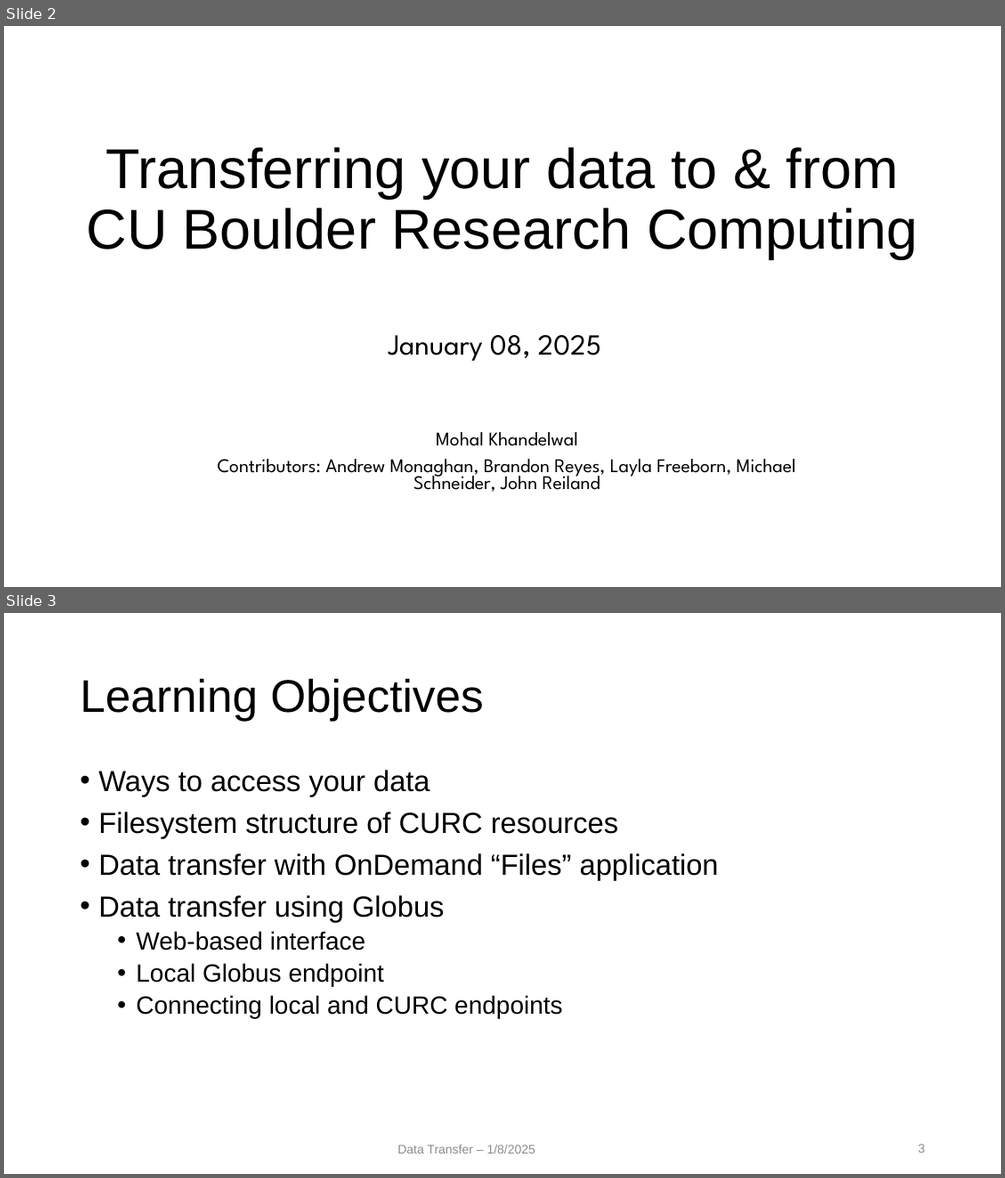
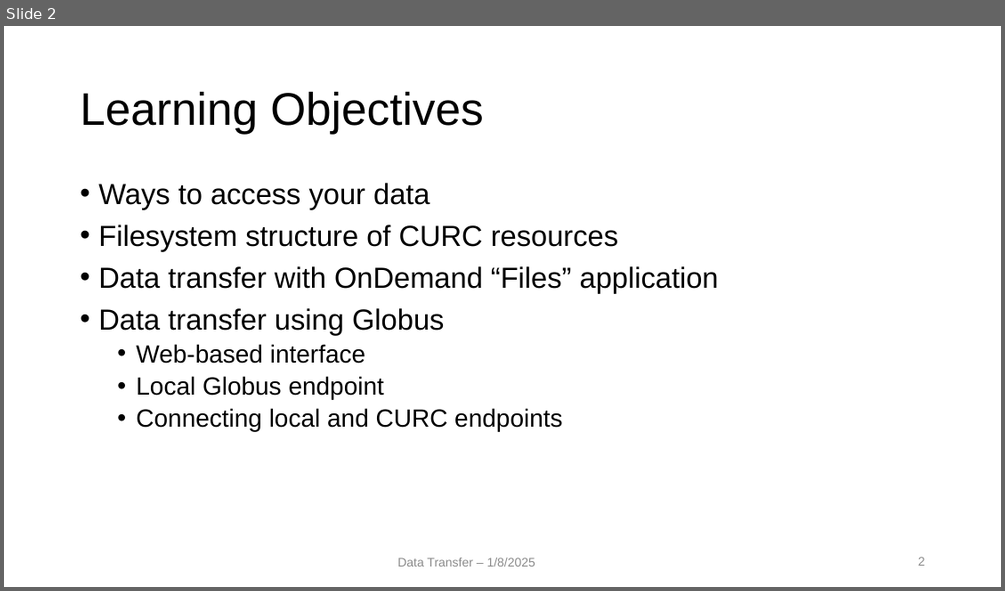
Before and after one commit to mohalkh5/hpc_fundamentals_micro_credential, a slide deck: transferring_data/File_transfer.pptx. Shown one above the other, each under a label of ours: slides 2 and 3 before the commit, slide 2 after it. The pictures are 1005x1178 and 1005x591 pixels, drawn with LibreOffice and Linux fonts; fonts in the diff are those of the drawing; background and template pictures are left out. Boxes give left, top, right and bottom in pixels: in the first picture for what was removed or moved away, otherwise in the second. Text is boxed around its words. In the diff, an @@ line names an element or a change of style, - is before the commit and + after.

Commit message:
Updating File_Transfer.pdf and File_Transfer.pptx
Updating File_Transfer.pdf and File_Transfer.pptx
 - removed UST slide

```diff
--- a/transferring_data/File_transfer.pptx
+++ b/transferring_data/File_transfer.pptx
@@ slide 2 removed at (x1=4, y1=26, x2=1001, y2=587), background picture (left out) @@
@@ title removed at (x1=87, y1=147, x2=918, y2=259) @@
-Transferring your data to & from CU Boulder Research Computing
@@ text removed at (x1=388, y1=335, x2=601, y2=361) @@
-January 08, 2025
@@ subtitle removed at (x1=218, y1=432, x2=796, y2=491) @@
-Mohal Khandelwal
-Contributors: Andrew Monaghan, Brandon Reyes, Layla Freeborn, Michael Schneider, John Reiland
@@ what was slide 3 is now slide 2 @@
@@ page number at (x1=918, y1=556, x2=925, y2=565): text changed @@
-3
+2
```
Also in this commit, not shown: 1 slide changed, 1 other file.
